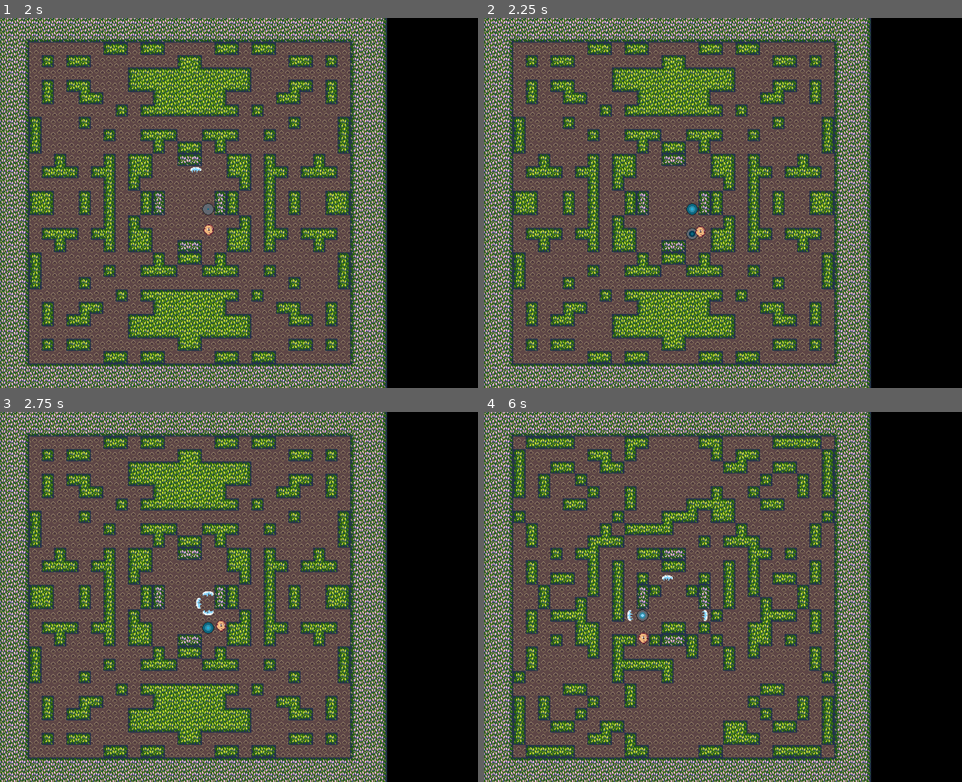
Above: before the commit, frames 1-4 (two rows, left to right).
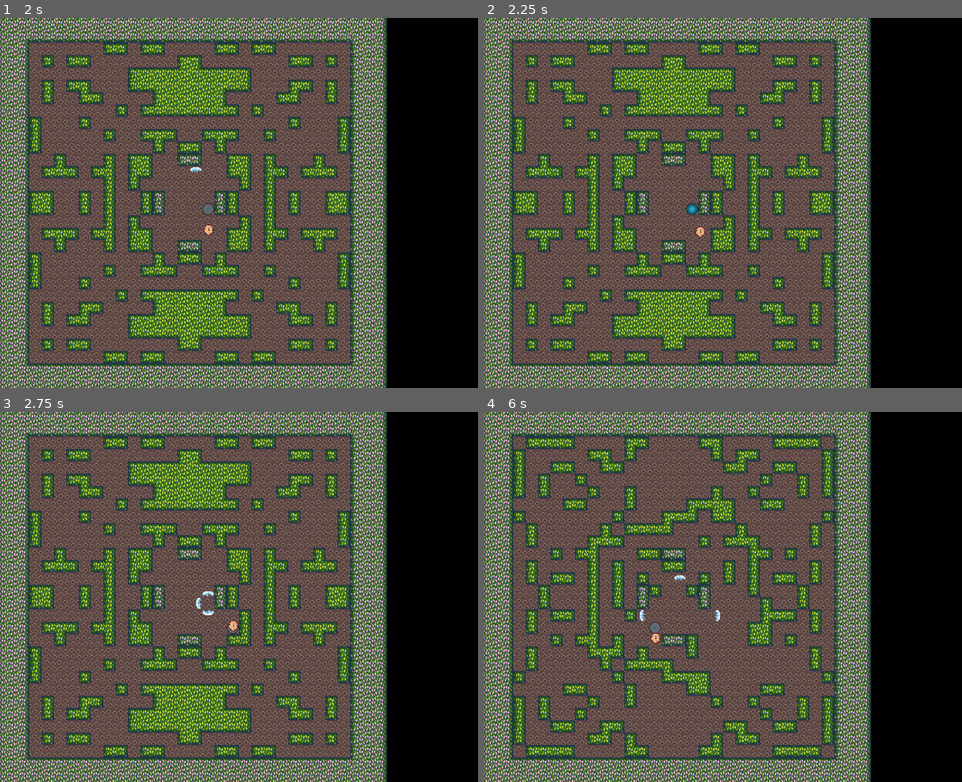
Above: after the commit, the same moments.

Repository: DanielTBaker/Conway
Game: Godot game, scene res://src/Maps/Map01.tscn
Same seed, same stepped clock (60 frames per second), same inputs: the game is played once before the commit and once after it.
Inputs:
- Up to frame 1 (2 s): tap Enter at 0.5 s; hold Right (ui_right) 0.53-1.28 s; hold X (ui_bomb) 0.53-1.28 s; tap Z (ui_shot) at 0.8, 1.35 s; hold Down (ui_down) from 1.28 s (still down); tap X (ui_bomb) at 1.55 s
- Up to frame 2 (2.25 s): release Down (ui_down) at 2.03 s; hold Right (ui_right) from 2.03 s (still down); hold X (ui_bomb) from 2.03 s (still down)
- Up to frame 3 (2.75 s): keep holding Right (ui_right); keep holding X (ui_bomb); tap Z (ui_shot) at 2.3 s
- Up to frame 4 (6 s): release Right (ui_right) at 2.78 s; release X (ui_bomb) at 2.78 s; hold Up (ui_up) 2.78-3.53 s; tap Z (ui_shot) at 2.85, 3.8, 4.35, 5.3, 5.85 s; tap X (ui_bomb) at 3.05, 4.55 s; hold X (ui_bomb) 3.53-4.28 s; hold Left (ui_left) 3.53-5.03 s; hold Down (ui_down) 5.03-5.78 s; hold X (ui_bomb) 5.03-5.78 s; hold Right (ui_right) from 5.78 s (still down)

Frame 1 is identical in both runs. In frame 2, less than 0.1% of the frame differs, in the area x 42-45%, y 56-61%; in frame 3, 0.2%; in frame 4, 3.2%, in the area x 16-58%, y 43-92%.

Commit message:
Organization

Diff:
--- a/project/src/Maps/Bomb.gd
+++ b/project/src/Attacks/Bomb.gd
@@ -1,6 +1,6 @@
 extends Node2D
 
-const wave = preload("res://src/Maps/Wave.tscn")
+const wave = preload("res://src/Attacks/Wave.tscn")
 # Declare member variables here. Examples:
 # var a = 2
 # var b = "text"
--- a/project/src/Maps/Bomb.tscn
+++ b/project/src/Attacks/Bomb.tscn
@@ -1,7 +1,8 @@
 [gd_scene load_steps=4 format=2]
 
 [ext_resource path="res://GFX/bomb.png" type="Texture" id=1]
-[ext_resource path="res://src/Maps/Bomb.gd" type="Script" id=2]
+[ext_resource path="res://src/Attacks/Bomb.gd" type="Script" id=2]
+
 
 [sub_resource type="Animation" id=1]
 resource_name = "Charge"
--- a/project/src/Player/Player.gd
+++ b/project/src/Player/Player.gd
@@ -33,19 +33,19 @@
 	velocity = move_and_slide(velocity)
 
 	##Drop Bomb if timer expired
-	if Input.is_action_just_pressed("ui_bomb"):
+	if Input.is_action_pressed("ui_bomb"):
 		if $BombTimer.is_stopped():
-			var bomb = load("res://src/Maps/Bomb.tscn")
+			var bomb = load("res://src/Attacks/Bomb.tscn")
 			var instance = bomb.instance()
 			get_node("..").add_child(instance)
 			##Place Bomb on grid
 			instance.set_global_position((self.get_global_position()/TILE_SIZE).floor()*TILE_SIZE + Vector2(TILE_SIZE/2,TILE_SIZE/2))
-			$ShotTimer.start(bomb_delay)
+			$BombTimer.start(bomb_delay)
 
 	##Shoot if timer expired
 	if Input.is_action_pressed("ui_shot"):
 		if $ShotTimer.is_stopped():
-			var wave : RigidBody2D = load("res://src/Maps/Wave.tscn").instance()
+			var wave : RigidBody2D = load("res://src/Attacks/Wave.tscn").instance()
 			wave.init(last_dir,self)
 			wave.set_global_position(self.get_global_position())
 			## Set Shot Direction
--- a/project/src/Player/Player.tscn
+++ b/project/src/Player/Player.tscn
@@ -22,3 +22,4 @@
 one_shot = true
 
 [node name="BombTimer" type="Timer" parent="."]
+one_shot = true
Renamed: project/src/Maps/Wave.tscn -> project/src/Attacks/Wave.tscn
